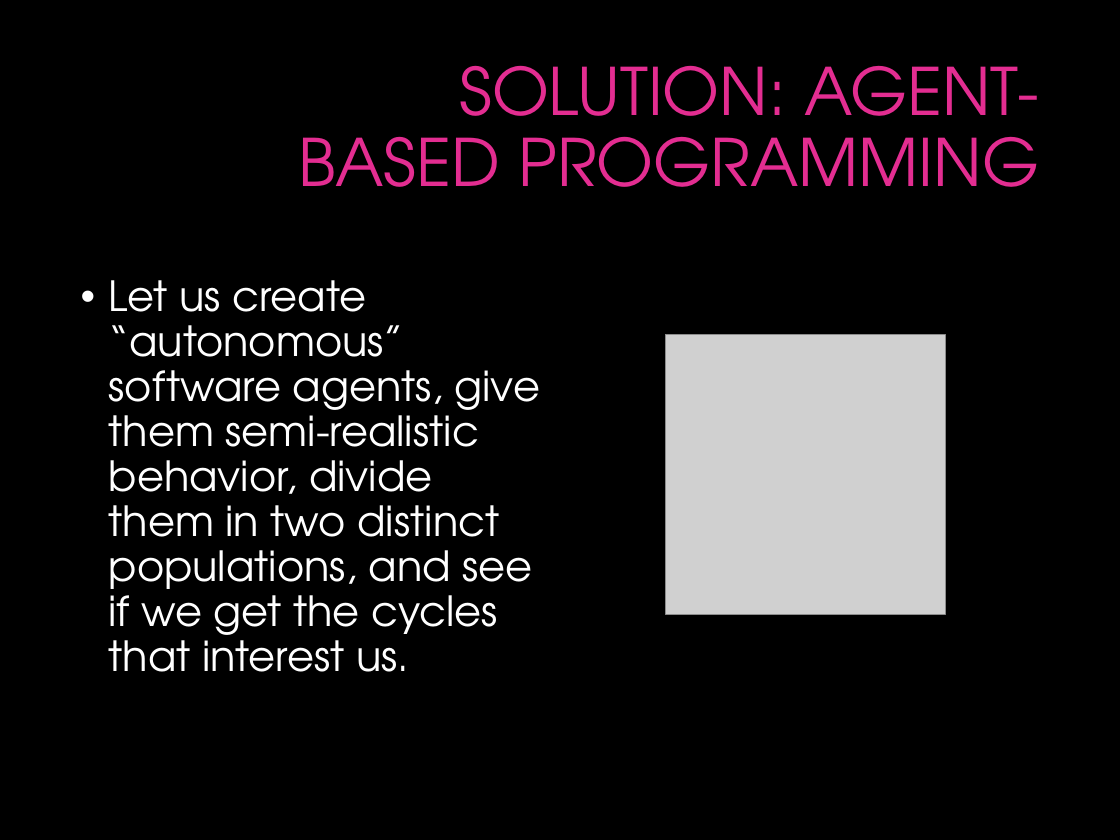
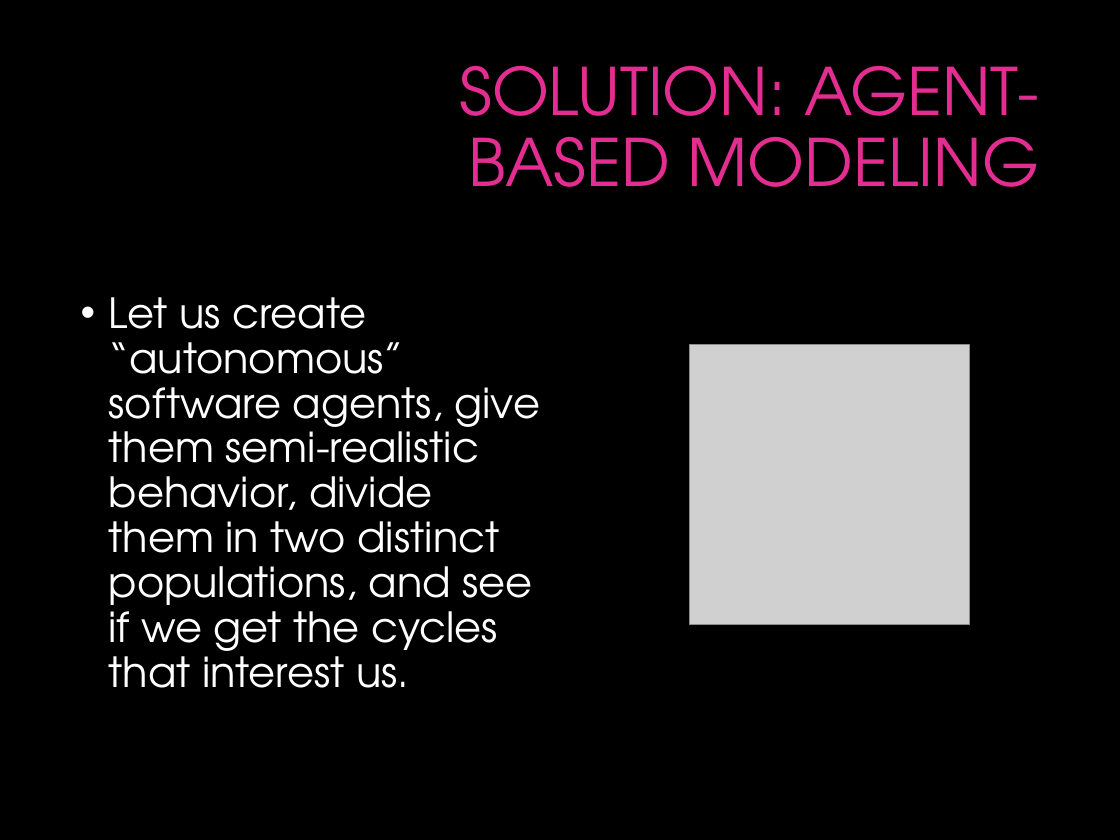
Before and after one commit to gcallah/indras_net, a slide deck: slide 10 of docs/Indra.pptx (slide 9 before the commit). Drawn at 1120x840 pixels with LibreOffice and Linux fonts; fonts in the diff are those of the drawing; grey boxes stand for pictures; background and template pictures are left out. Boxes give left, top, right and bottom in pixels: in the first picture for what was removed or moved away, otherwise in the second. Text is boxed around its words. In the diff, an @@ line names an element or a change of style, - is before the commit and + after.

```diff
--- a/docs/Indra.pptx
+++ b/docs/Indra.pptx
@@ title at bbox=[460, 66, 1039, 187]: text changed @@
-SOLUTION: AGENT-BASED PROGRAMMING
+SOLUTION: AGENT-BASED MODELING
@@ text "Let us create “autonomous” software ...": place and size @@
-text "Let us create “autonomous” software ..." at bbox=[109, 280, 540, 672]
+text "Let us create “autonomous” software ..." at bbox=[109, 297, 540, 688]
@@ picture: place and size @@
-picture at bbox=[666, 334, 946, 614]
+picture at bbox=[689, 344, 970, 625]
```
Also in this commit, not shown: 1 slide added.
